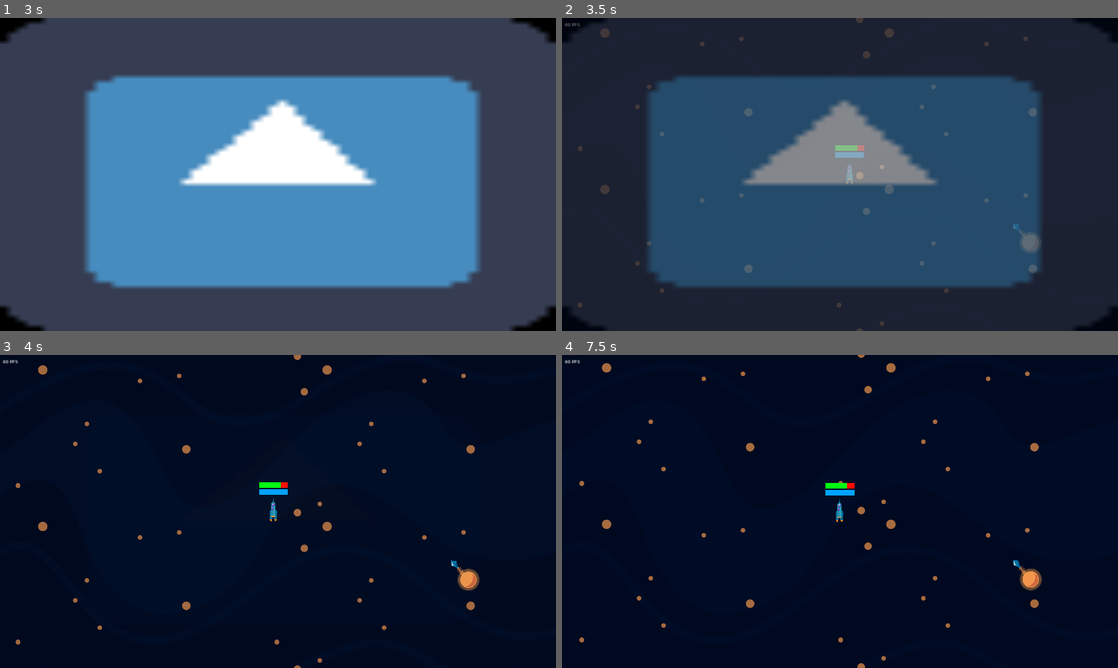
Above: before the commit, frames 1-4 (two rows, left to right).
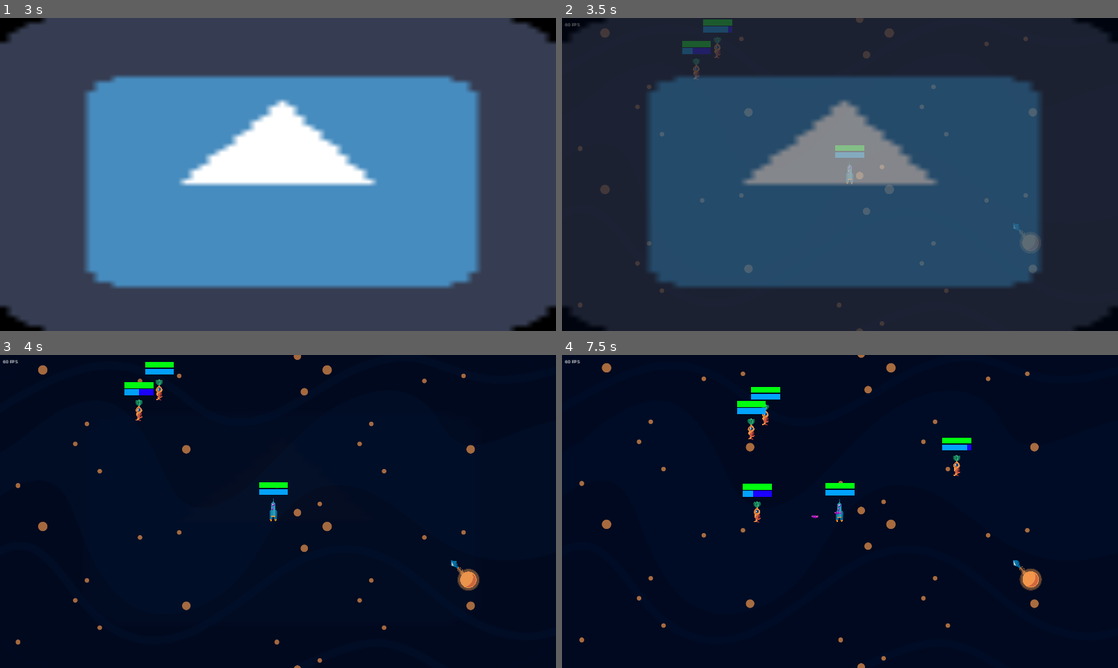
Above: after the commit, the same moments.

Repository: Bloodyaugust/ggj-2023
Game: Godot game, scene res://scenes/main.tscn
Same seed, same stepped clock (60 frames per second), same inputs: the game is played once before the commit and once after it. The engine's default icon, where the game draws it, is replaced by a stand-in: a white triangle on a blue panel in a dark square.
Inputs (mouse positions are in pixels of both pictures, inside the frame that each line leads up to):
- Up to frame 1 (3 s): tap Enter at 0.5 s; move the mouse to (400, 158) at 0.52 s; hold D (move_right) 0.53-1.25 s; hold Ctrl 0.53-1.25 s; click (400, 158) at 0.67 s; drag from (166, 190) to (294, 174) at 1.27 s; move the mouse to (333, 105) at 2.02 s; hold D (move_right) 2.03-2.75 s; hold Ctrl 2.03-2.75 s; tap Space at 2.75 s; drag from (250, 237) to (111, 127) at 2.77 s
- Up to frame 2 (3.5 s): no input
- Up to frame 3 (4 s): move the mouse to (444, 558) at 3.52 s; hold A (move_left) from 3.53 s (still down); hold Ctrl from 3.53 s (still down)
- Up to frame 4 (7.5 s): release A (move_left) at 4.25 s; release Ctrl at 4.25 s; drag from (673, 464) to (828, 511) at 4.27 s; click "Play" at 5 s; move the mouse to (867, 511) at 5.77 s; hold S (move_down) 5.78-6.5 s; hold Ctrl 5.78-6.5 s; click (867, 511) at 5.92 s; drag from (756, 433) to (728, 527) at 6.52 s; move the mouse to (962, 495) at 7.27 s; hold W (move_up) from 7.28 s (still down); hold Ctrl from 7.28 s (still down)

Frame 1 is identical in both runs. In frame 2, 0.5% of the frame differs, in the area x 21-55%, y 0-45%; in frame 3, 0.5%; in frame 4, 1.1%, in the area x 31-74%, y 10-54%.

Commit message:
Final jam commit

Diff:
--- /dev/null
+++ b/actors/Enemy.gd
@@ -0,0 +1,17 @@
+extends Node2D
+
+const MIN_DISTANCE: float = 150.0
+
+@onready var _player: Ship = get_tree().get_first_node_in_group("player")
+@onready var _ship: Ship = %Ship
+
+func _physics_process(delta: float) -> void:
+  if !GDUtil.reference_safe(_ship):
+    queue_free()
+    return
+
+  if GDUtil.reference_safe(_player) && _ship.global_position.distance_to(_player.global_position) >= MIN_DISTANCE:
+    _ship.move(_ship.global_position.direction_to(_player.global_position))
+
+func _ready() -> void:
+  _ship.add_to_group("enemies")
--- /dev/null
+++ b/actors/Enemy.tscn
@@ -0,0 +1,12 @@
+[gd_scene load_steps=4 format=3 uid="uid://c6p8klg5hkg4n"]
+
+[ext_resource type="Script" path="res://actors/Enemy.gd" id="1_cvjds"]
+[ext_resource type="PackedScene" uid="uid://bm73ssfwxo80r" path="res://actors/Ship.tscn" id="2_xwv2o"]
+[ext_resource type="Resource" uid="uid://cl3067l8lgkjv" path="res://data/ships/plant_corvette.tres" id="3_s3efv"]
+
+[node name="Enemy" type="Node2D"]
+script = ExtResource("1_cvjds")
+
+[node name="Ship" parent="." instance=ExtResource("2_xwv2o")]
+unique_name_in_owner = true
+data = ExtResource("3_s3efv")
--- a/actors/Player.gd
+++ b/actors/Player.gd
@@ -6,6 +6,7 @@
 func _physics_process(_delta: float) -> void:
   var _move_direction: Vector2 = Vector2(Input.get_axis("move_left", "move_right"), Input.get_axis("move_up", "move_down"))
 
-  _ship.move(_move_direction)
+  if GDUtil.reference_safe(_ship):
+    _ship.move(_move_direction)
 
-  _better_camera.set_target_position(_ship.global_position)
+    _better_camera.set_target_position(_ship.global_position)
--- a/actors/Player.tscn
+++ b/actors/Player.tscn
@@ -6,5 +6,5 @@
 [node name="Player" type="Node2D"]
 script = ExtResource("2_t3qum")
 
-[node name="Ship" parent="." instance=ExtResource("2_dgxp3")]
+[node name="Ship" parent="." groups=["player"] instance=ExtResource("2_dgxp3")]
 team = "player"
--- a/actors/Projectile.gd
+++ b/actors/Projectile.gd
@@ -5,6 +5,7 @@
 var team: String
 
 @onready var _area2d = %Area2D
+@onready var _sprite: Sprite2D = %Sprite2D
 @onready var _time_to_live = data.time_to_live
 
 func _on_area2d_entered(entering_area: Area2D) -> void:
@@ -33,3 +34,5 @@
 
 func _ready() -> void:
   _area2d.connect("area_entered", _on_area2d_entered)
+
+  _sprite.texture = data.sprite
--- a/actors/Projectile.tscn
+++ b/actors/Projectile.tscn
@@ -1,21 +1,20 @@
-[gd_scene load_steps=4 format=3 uid="uid://b4lan1h7bfiuw"]
+[gd_scene load_steps=3 format=3 uid="uid://b4lan1h7bfiuw"]
 
 [ext_resource type="Script" path="res://actors/Projectile.gd" id="1_jni01"]
-[ext_resource type="Texture2D" uid="uid://4typrc2p2rra" path="res://icon.png" id="2_614ir"]
 
-[sub_resource type="CircleShape2D" id="CircleShape2D_8sdja"]
+[sub_resource type="CircleShape2D" id="CircleShape2D_h685a"]
 
 [node name="Projectile" type="Node2D"]
 script = ExtResource("1_jni01")
 
 [node name="Sprite2D" type="Sprite2D" parent="."]
-self_modulate = Color(1, 0.12549, 0.152941, 1)
+unique_name_in_owner = true
+rotation = 1.5708
 scale = Vector2(0.25, 0.25)
-texture = ExtResource("2_614ir")
 
 [node name="Area2D" type="Area2D" parent="."]
 unique_name_in_owner = true
 collision_layer = 2
 
 [node name="CollisionShape2D" type="CollisionShape2D" parent="Area2D"]
-shape = SubResource("CircleShape2D_8sdja")
+shape = SubResource("CircleShape2D_h685a")
--- a/actors/Ship.gd
+++ b/actors/Ship.gd
@@ -59,10 +59,10 @@
       GameConstants.SLOT_TYPES.WEAPON:
         var _new_weapon: Weapon = WEAPON_SCENE.instantiate()
 
-        _new_weapon.global_position = global_position
         _new_weapon.parent = self
         _new_weapon.data = _module
         _modules.add_child(_new_weapon)
+        _new_weapon.global_position = global_position
 
 func _physics_process(delta: float) -> void:
   if _move_direction.length() > 0:
--- a/actors/Weapon.gd
+++ b/actors/Weapon.gd
@@ -22,11 +22,12 @@
   for _node in _possible_targets:
     var _possible_target: Ship = _node
 
-    if GDUtil.reference_safe(_possible_target) && _possible_target._hull >= 0.0 && _possible_target.global_position.distance_to(global_position) <= data.attack_range:
+    if GDUtil.reference_safe(_possible_target) && _possible_target.global_position.distance_to(global_position) <= data.attack_range:
       _target = _possible_target
       break
 
 func _fire() -> void:
+  print(parent.team + ": firing")
   _clip -= data.burst
   _cooldown = data.cooldown_time
   if _clip <= 0:
@@ -42,6 +43,9 @@
     $"/root".add_child(_new_projectile)
 
 func _process(delta: float) -> void:
+  if !GDUtil.reference_safe(_target):
+    _get_target()
+
   _cooldown = clampf(_cooldown - delta, 0.0, data.cooldown_time)
 
   if _clip <= 0:
@@ -51,9 +55,6 @@
       _clip = data.clip_size
 
   if _clip > 0 && _cooldown <= 0.0:
-    if !GDUtil.reference_safe(_target):
-      _get_target()
-
     if GDUtil.reference_safe(_target):
       _fire()
 
--- a/data/layouts/plant_corvette.tres
+++ b/data/layouts/plant_corvette.tres
@@ -8,10 +8,10 @@
 armor = 1.0
 battery = 5.0
 cost = 0.0
-hull = 2.0
+hull = 5.0
 power = 1.0
 shield_capacity = 1.0
-shield_recharge = 1.0
+shield_recharge = 0.25
 slots = {}
 sprite = ExtResource("2_s52sm")
 thrust = 50.0
--- a/data/modules/small_armor.tres
+++ b/data/modules/small_armor.tres
@@ -15,6 +15,7 @@
 shield_capacity = 0.0
 shield_recharge = 0.0
 thrust = 0.0
+attack_range = 0.0
 burst = 0
 clip_size = 0
 cooldown_time = 0.0
--- /dev/null
+++ b/data/modules/small_plant_gun.tres
@@ -0,0 +1,26 @@
+[gd_resource type="Resource" script_class="ModuleData" load_steps=4 format=3 uid="uid://ds5oxrl6qi6n4"]
+
+[ext_resource type="Resource" uid="uid://dvwfscdfyvqb3" path="res://data/projectiles/plant_projectile.tres" id="1_fkxle"]
+[ext_resource type="Script" path="res://data/module_data.gd" id="2_nidkh"]
+[ext_resource type="Texture2D" uid="uid://4typrc2p2rra" path="res://icon.png" id="3_gnoy1"]
+
+[resource]
+script = ExtResource("2_nidkh")
+cost = 1.0
+name = "Small Plant Gun"
+power_drain = 0.0
+size = 0
+sprite = ExtResource("3_gnoy1")
+type = 3
+armor = 0.0
+battery = 0.0
+power_generated = 0.0
+shield_capacity = 0.0
+shield_recharge = 0.0
+thrust = 0.0
+attack_range = 250.0
+burst = 1
+clip_size = 2
+cooldown_time = 0.5
+projectile = ExtResource("1_fkxle")
+reload_time = 1.5
--- a/data/modules/small_railgun.tres
+++ b/data/modules/small_railgun.tres
@@ -18,6 +18,7 @@
 shield_capacity = 0.0
 shield_recharge = 0.0
 thrust = 0.0
+attack_range = 300.0
 burst = 1
 clip_size = 3
 cooldown_time = 0.25
--- a/data/modules/small_thruster.tres
+++ b/data/modules/small_thruster.tres
@@ -17,6 +17,7 @@
 shield_capacity = 0.0
 shield_recharge = 0.0
 thrust = 50.0
+attack_range = 0.0
 burst = 0
 clip_size = 0
 cooldown_time = 0.0
--- /dev/null
+++ b/data/projectiles/plant_projectile.tres
@@ -0,0 +1,14 @@
+[gd_resource type="Resource" script_class="ProjectileData" load_steps=3 format=3 uid="uid://dvwfscdfyvqb3"]
+
+[ext_resource type="Script" path="res://data/projectile_data.gd" id="1_j8cgs"]
+[ext_resource type="Texture2D" uid="uid://b6sfbjfv7ol8u" path="res://sprites/plant-projectile.png" id="2_pau8i"]
+
+[resource]
+script = ExtResource("1_j8cgs")
+damage_amount = 1.0
+damage_type = 0
+homing = false
+name = "Leaf"
+speed = 300.0
+sprite = ExtResource("2_pau8i")
+time_to_live = 5.0
--- a/data/projectiles/railgun_slug.tres
+++ b/data/projectiles/railgun_slug.tres
@@ -1,7 +1,7 @@
 [gd_resource type="Resource" script_class="ProjectileData" load_steps=3 format=3 uid="uid://tlk17k16yhnk"]
 
 [ext_resource type="Script" path="res://data/projectile_data.gd" id="1_nwj1g"]
-[ext_resource type="Texture2D" uid="uid://4typrc2p2rra" path="res://icon.png" id="2_meurs"]
+[ext_resource type="Texture2D" uid="uid://cr3u0ts16iqfn" path="res://sprites/railgun-projectile.png" id="2_112lp"]
 
 [resource]
 script = ExtResource("1_nwj1g")
@@ -10,5 +10,5 @@
 homing = false
 name = "Slug"
 speed = 300.0
-sprite = ExtResource("2_meurs")
+sprite = ExtResource("2_112lp")
 time_to_live = 5.0
--- a/data/ships/plant_corvette.tres
+++ b/data/ships/plant_corvette.tres
@@ -1,11 +1,10 @@
-[gd_resource type="Resource" script_class="ShipData" load_steps=5 format=3 uid="uid://cl3067l8lgkjv"]
+[gd_resource type="Resource" script_class="ShipData" load_steps=4 format=3 uid="uid://cl3067l8lgkjv"]
 
-[ext_resource type="Resource" uid="uid://dt0ejkppdyye3" path="res://data/modules/small_thruster.tres" id="1_mmva8"]
-[ext_resource type="Resource" uid="uid://cxfgqt6h05tvi" path="res://data/modules/small_railgun.tres" id="2_o0cgf"]
+[ext_resource type="Resource" uid="uid://ds5oxrl6qi6n4" path="res://data/modules/small_plant_gun.tres" id="2_puwda"]
 [ext_resource type="Script" path="res://data/ship_data.gd" id="3_3qcyq"]
 [ext_resource type="Resource" uid="uid://crrie24s648xq" path="res://data/layouts/plant_corvette.tres" id="4_l4fql"]
 
 [resource]
 script = ExtResource("3_3qcyq")
 ship_class = ExtResource("4_l4fql")
-modules = Array[Resource("res://data/module_data.gd")]([ExtResource("1_mmva8"), ExtResource("2_o0cgf")])
+modules = Array[Resource("res://data/module_data.gd")]([ExtResource("2_puwda")])
--- a/scenes/main.tscn
+++ b/scenes/main.tscn
@@ -7,10 +7,9 @@
 [ext_resource type="Script" path="res://views/MainMenu.gd" id="4"]
 [ext_resource type="PackedScene" path="res://lib/BetterCam.tscn" id="5"]
 [ext_resource type="Script" path="res://views/Splash.gd" id="6"]
-[ext_resource type="PackedScene" uid="uid://bm73ssfwxo80r" path="res://actors/Ship.tscn" id="7_4pao0"]
-[ext_resource type="Resource" uid="uid://cl3067l8lgkjv" path="res://data/ships/plant_corvette.tres" id="8_5qllu"]
 [ext_resource type="Texture2D" uid="uid://djgvecxs2qrcl" path="res://sprites/background.png" id="10_i33rc"]
 [ext_resource type="Texture2D" uid="uid://5ccn6epl6ppq" path="res://sprites/foreground.png" id="11_3k3fg"]
+[ext_resource type="Script" path="res://scripts/controllers/SpawnController.gd" id="11_jxpce"]
 [ext_resource type="Texture2D" uid="uid://cibr88vkm40pi" path="res://sprites/star-forge.png" id="11_o1n54"]
 
 [sub_resource type="Animation" id="Animation_baga0"]
@@ -194,9 +193,6 @@
 mouse_drag = false
 zoom_max = 1.0
 
-[node name="Ship" parent="." instance=ExtResource("7_4pao0")]
-data = ExtResource("8_5qllu")
-
 [node name="Player" parent="." instance=ExtResource("1_4pt6e")]
 
 [node name="ParallaxBackground" type="ParallaxBackground" parent="."]
@@ -224,3 +220,9 @@
 scale = Vector2(0.25, 0.25)
 texture = ExtResource("11_o1n54")
 centered = false
+
+[node name="SpawnController" type="Node2D" parent="."]
+script = ExtResource("11_jxpce")
+max_spawn_distance = 800.0
+min_spawn_distance = 300.0
+spawn_interval = 2.0
--- /dev/null
+++ b/scripts/controllers/SpawnController.gd
@@ -0,0 +1,24 @@
+extends Node2D
+
+const ENEMY_SCENE: PackedScene = preload("res://actors/Enemy.tscn")
+
+@export var max_spawn_distance: float
+@export var min_spawn_distance: float
+@export var spawn_interval: float
+
+@onready var _player: Ship = get_tree().get_first_node_in_group("player")
+
+var _time_to_spawn: float
+
+func _process(delta: float) -> void:
+  if GDUtil.reference_safe(_player):
+    _time_to_spawn -= delta
+
+    if _time_to_spawn <= 0:
+      _time_to_spawn = spawn_interval
+
+      var _new_enemy: Node2D = ENEMY_SCENE.instantiate()
+      var _new_enemy_position: Vector2 = _player.global_position + (Vector2(randf_range(-1.0, 1.0), randf_range(-1.0, 1.0)).normalized() * randf_range(min_spawn_distance, max_spawn_distance))
+
+      _new_enemy.global_position = _new_enemy_position
+      $"/root".add_child(_new_enemy)
Not shown, changed: export_presets.cfg
Binary file added: media/screenie-1.png
Not shown, added: media/screenie-1.png.import
Not shown: 1 places in scenes/main.tscn that only renumber resources
Binary file added: sprites/plant-projectile.png
Not shown, added: sprites/plant-projectile.png.import
Binary file added: sprites/railgun-projectile.png
Not shown, added: sprites/railgun-projectile.png.import
